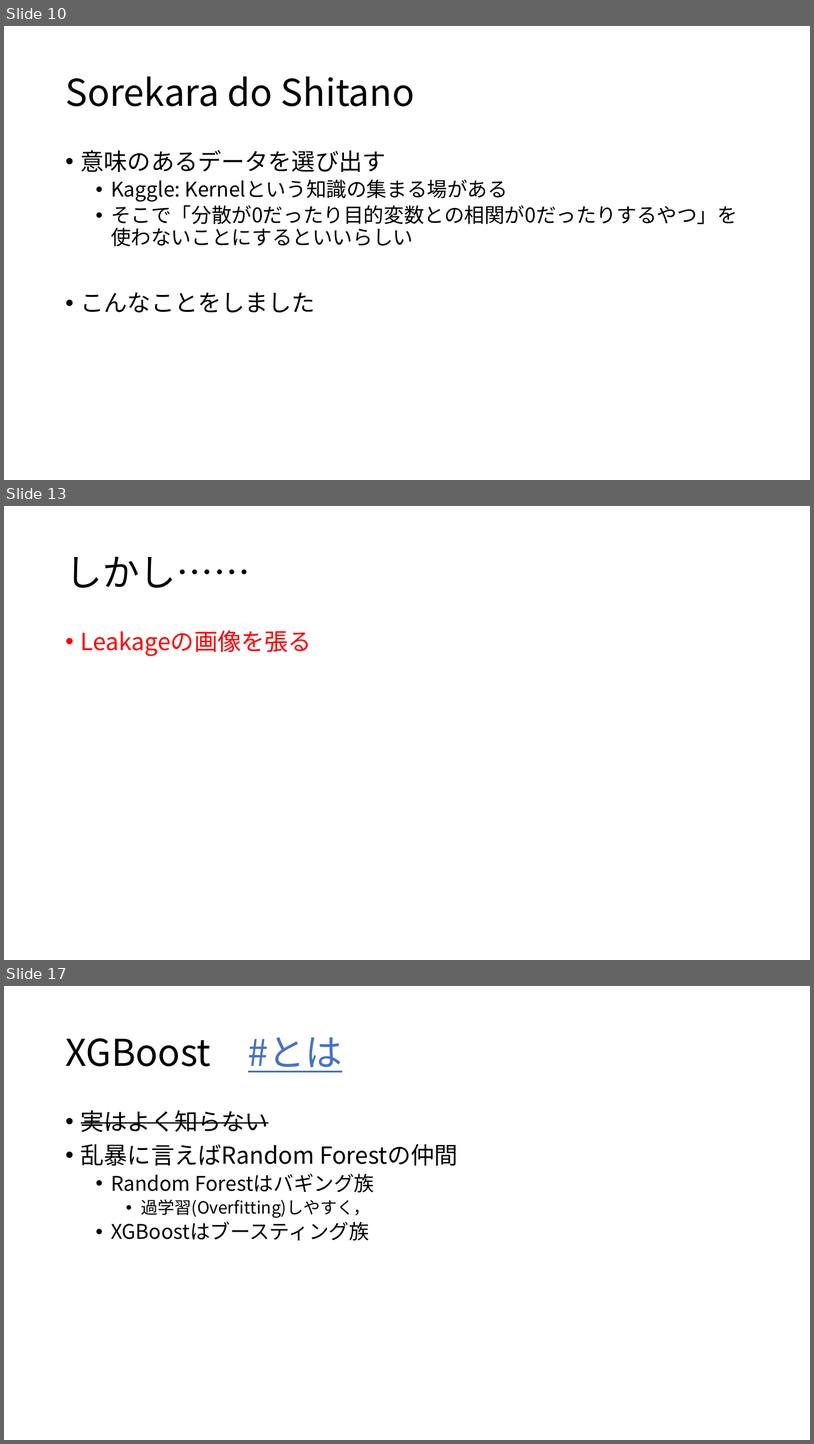
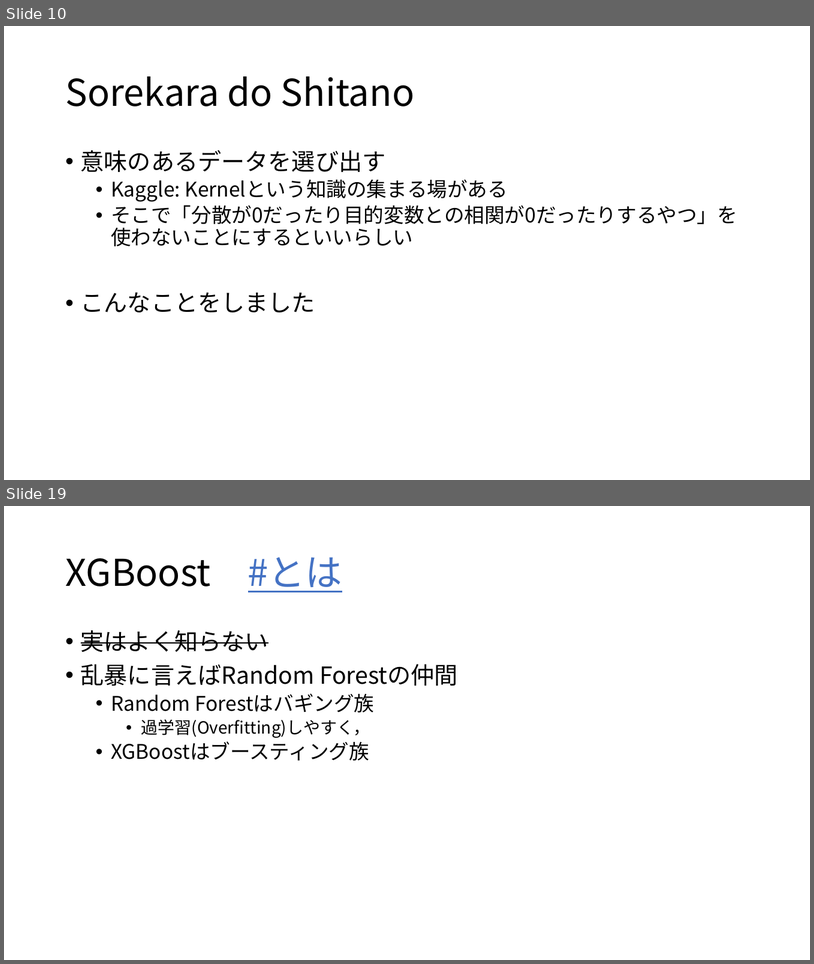
Before and after one commit to 8-u8/Kaggle, a slide deck: Santander/output/caretパッケージを使ったXGBoostのformula型.pptx. Shown one above the other, each under a label of ours: slides 10, 13 and 17 before the commit, slides 10 and 19 after it; the slides between them are not shown. The pictures are 814x1444 and 814x964 pixels, drawn with LibreOffice and Linux fonts; fonts in the diff are those of the drawing. Boxes give left, top, right and bottom in pixels: in the first picture for what was removed or moved away, otherwise in the second. Text is boxed around its words. In the diff, an @@ line names an element or a change of style, - is before the commit and + after.

```diff
--- a/Santander/output/caretパッケージを使ったXGBoostのformula型.pptx
+++ b/Santander/output/caretパッケージを使ったXGBoostのformula型.pptx
@@ slide 13 removed at <box>4,506,810,960</box>, background #FFFFFF @@
@@ title removed at <box>65,556,250,588</box> @@
-しかし……
@@ text removed at <box>81,630,312,656</box> @@
-• Leakageの画像を張る
@@ what was slide 17 is now slide 19 @@
```
Also in this commit, not shown: 8 slides changed, 8 slides added, 3 other files.
